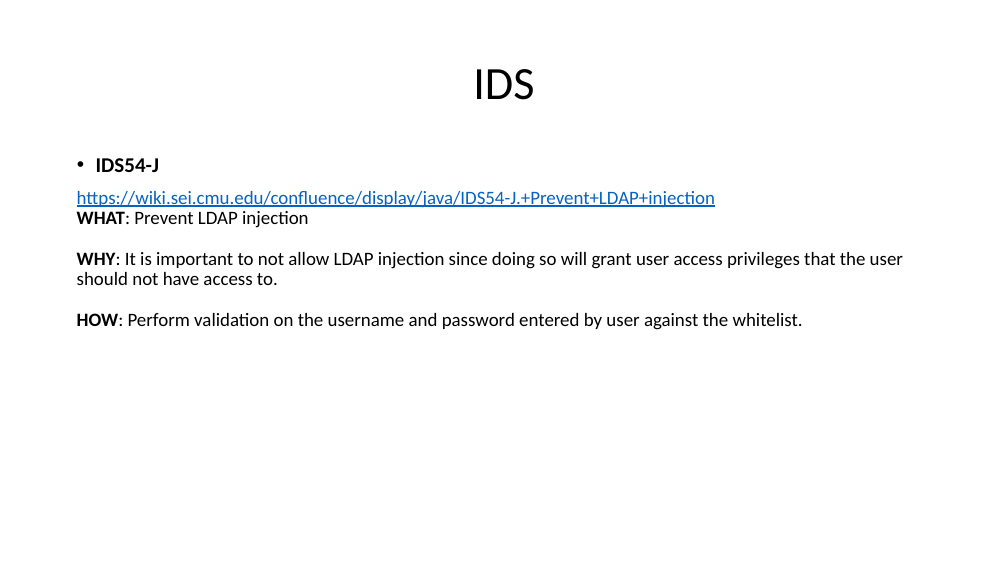
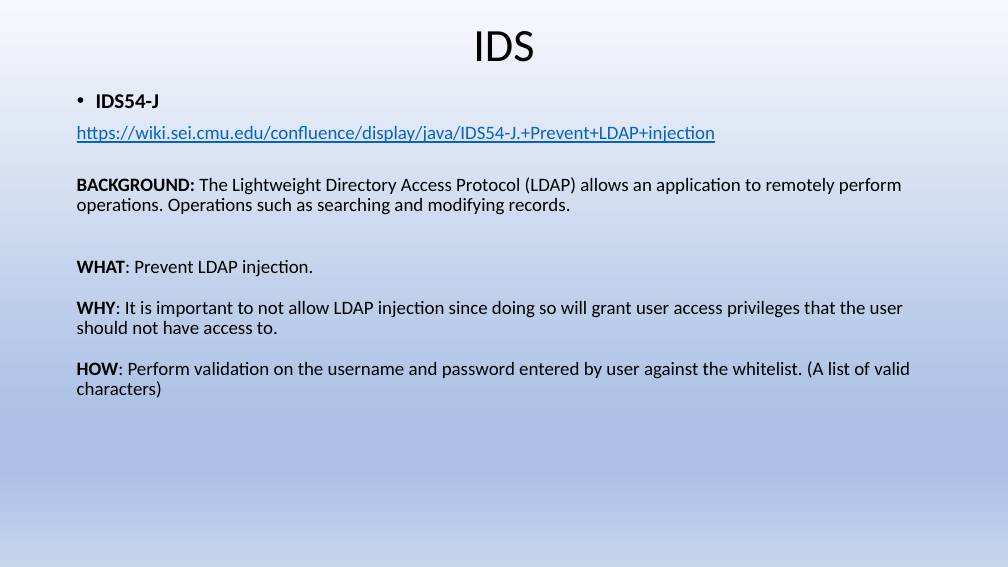
Before and after one commit to stevester94/CSC201_Project, a slide deck: slide 8 of Project2.pptx. Drawn at 1008x567 pixels with LibreOffice and Linux fonts; fonts in the diff are those of the drawing. Boxes give left, top, right and bottom in pixels: in the first picture for what was removed or moved away, otherwise in the second. Text is boxed around its words. In the diff, an @@ line names an element or a change of style, - is before the commit and + after.

```diff
--- a/Project2.pptx
+++ b/Project2.pptx
@@ background #FFFFFF to gradient #F6F8FC to #ABC0E4 to #C7D5ED @@
@@ text "IDS" moved from (x1=473, y1=69, x2=534, y2=100) to (x1=473, y1=31, x2=534, y2=62) @@
@@ text "IDS54-J" moved from (x1=77, y1=158, x2=903, y2=330) to (x1=77, y1=94, x2=910, y2=398) @@
@@ text at (x1=77, y1=126, x2=910, y2=398): text changed @@
-https://wiki.sei.cmu.edu/confluence/display/java/IDS54-J.+Prevent+LDAP+injection
-WHAT: Prevent LDAP injection
-WHY: It is important to not allow LDAP injection since doing so will grant user access privileges that the user should not have access to.
-HOW: Perform validation on the username and password entered by user against the whitelist.
+https://wiki.sei.cmu.edu/confluence/display/java/IDS54-J.+Prevent+LDAP+injection
+BACKGROUND: The Lightweight Directory Access Protocol (LDAP) allows an application to remotely perform operations. Operations such as searching and modifying records.
+WHAT: Prevent LDAP injection.
+WHY: It is important to not allow LDAP injection since doing so will grant user access privileges that the user should not have access to.
+HOW: Perform validation on the username and password entered by user against the whitelist. (A list of valid characters)
```
Also in this commit, not shown: 25 other slides changed.
